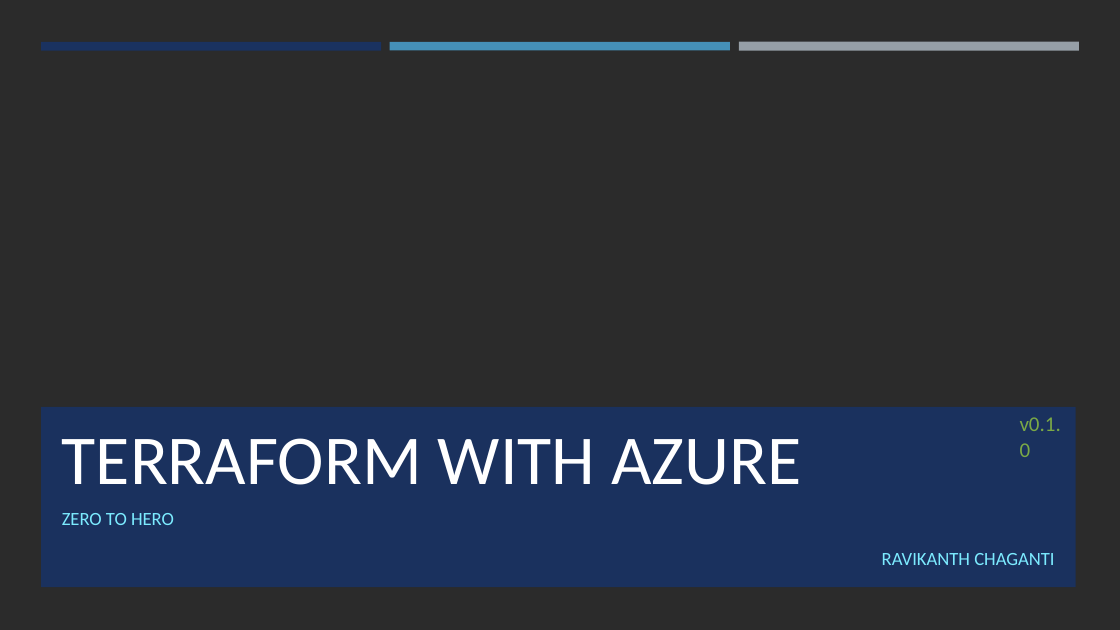
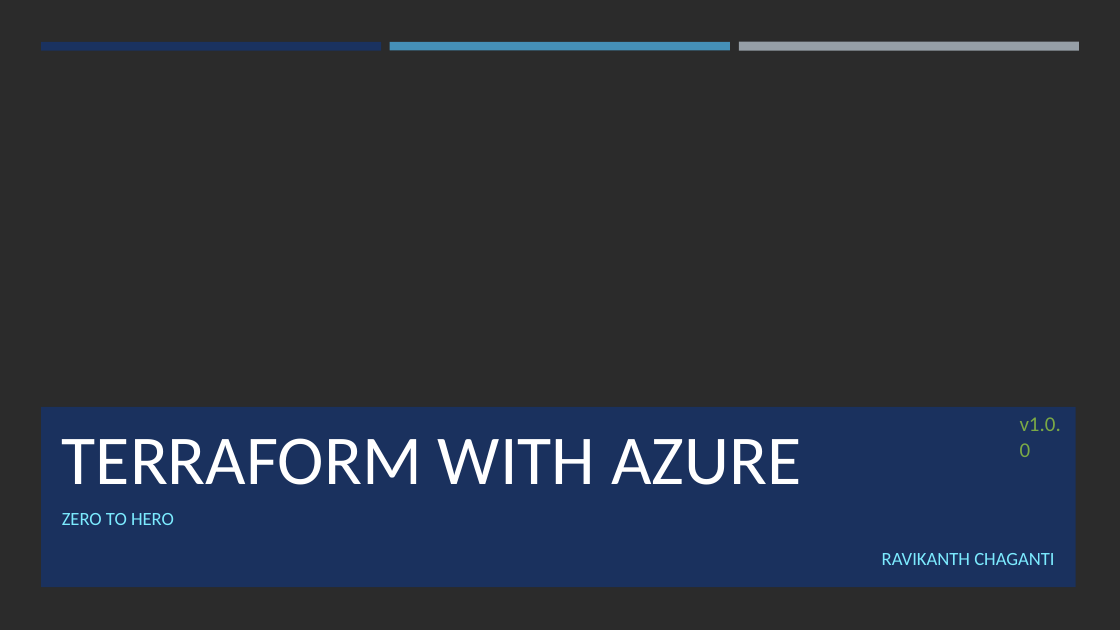
Before and after one commit to rchaganti/tfaz02h, a slide deck: slide 1 of Terraform-with-azure.pptx. Drawn at 1120x630 pixels with LibreOffice and Linux fonts; fonts in the diff are those of the drawing; background and template pictures are left out; a plain dark background stands for a picture behind light text. Boxes give left, top, right and bottom in pixels: in the first picture for what was removed or moved away, otherwise in the second. Text is boxed around its words. In the diff, an @@ line names an element or a change of style, - is before the commit and + after.

```diff
--- a/Terraform-with-azure.pptx
+++ b/Terraform-with-azure.pptx
@@ text at (1020,417,1061,457): text changed @@
-v0.1.0
+v1.0.0
```
Also in this commit, not shown: 35 other files.
